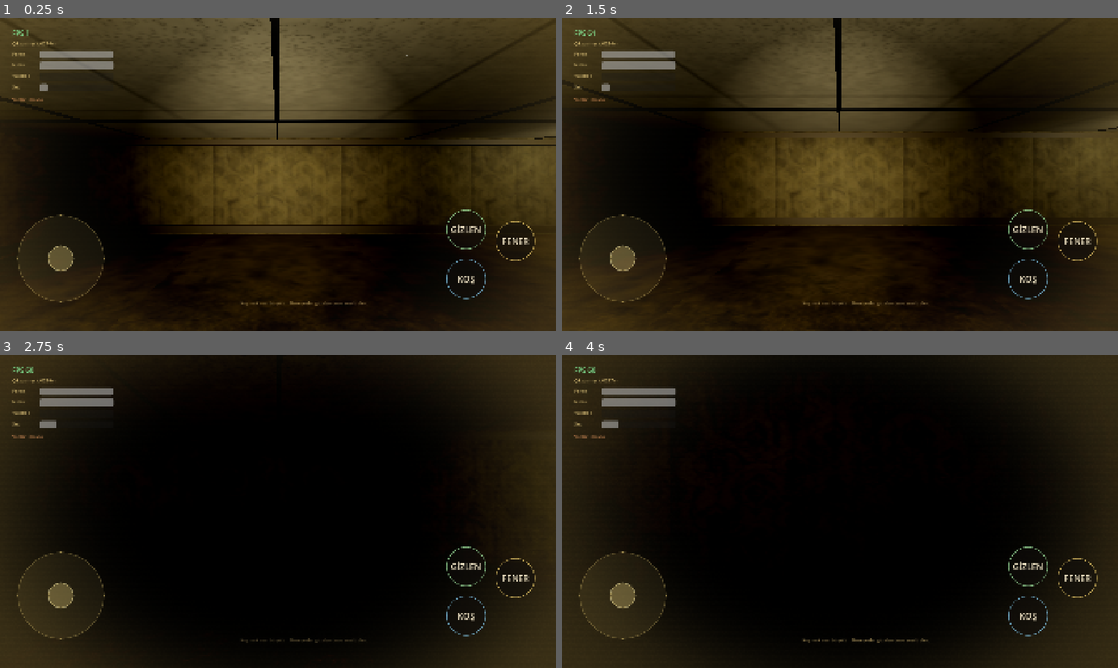
Above: before the commit, frames 1-4 (two rows, left to right).
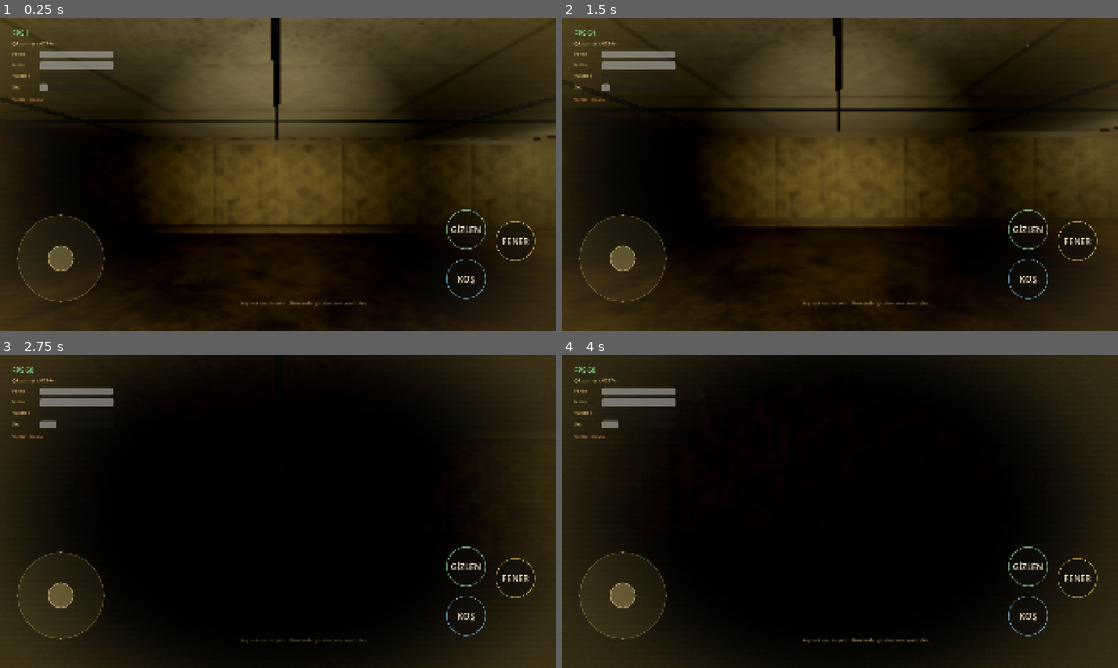
Above: after the commit, the same moments.

Repository: mehmetdem2005/Backrooms
Game: Godot game, scene res://scenes/Main.tscn
Two runs of this game, one before a commit and one after it. Both use one fixed random seed, a clock stepped at 60 frames per second and the inputs below.
Inputs (mouse positions are in pixels of both pictures, inside the frame that each line leads up to):
- Up to frame 1 (0.25 s): no input
- Up to frame 2 (1.5 s): click "FENER" at 0.5 s; click "KOŞ" at 1.25 s
- Up to frame 3 (2.75 s): tap Enter at 2 s; move the mouse to (305, 511) at 2.02 s; hold W from 2.03 s (still down); tap F at 2.1 s
- Up to frame 4 (4 s): release W at 2.75 s; click "GİZLEN" at 2.75 s; tap Space at 3.5 s; move the mouse to (812, 511) at 3.52 s; hold W from 3.53 s (still down); tap Ctrl at 3.6 s

The runs differ from the first frame. In frame 1, 1.0% of the frame differs, in the area x 28-100%, y 0-70%; in frame 2, 0.4%; in frame 3, less than 0.1%; in frame 4, less than 0.1%.

Commit message:
Commit v3.2 build artifacts: resolution scale + version bump
These were missed in the previous commit due to a bad pathspec, so the
pushed APK was still the v3.1 binary. This pushes the actual v3.2 build
(3D resolution scale 0.75, version code 3) and project.godot.

https://claude.ai/code/session_01NRpMnaAWyeW9sMqBjCT8aX

Diff:
--- a/game_src/project.godot
+++ b/game_src/project.godot
@@ -35,6 +35,6 @@
 lights_and_shadows/positional_shadow/atlas_size=2048
 lights_and_shadows/positional_shadow/soft_shadow_filter_quality=1
 scaling_3d/mode=0
-scaling_3d/scale=1.0
+scaling_3d/scale=0.75
 environment/glow/upscale_mode=1
 environment/defaults/default_clear_color=Color(0.01, 0.009, 0.006, 1)
Not shown, changed: game_src/export_presets.cfg
Not shown, changed: dist/BackroomsPremiumV3.apk
